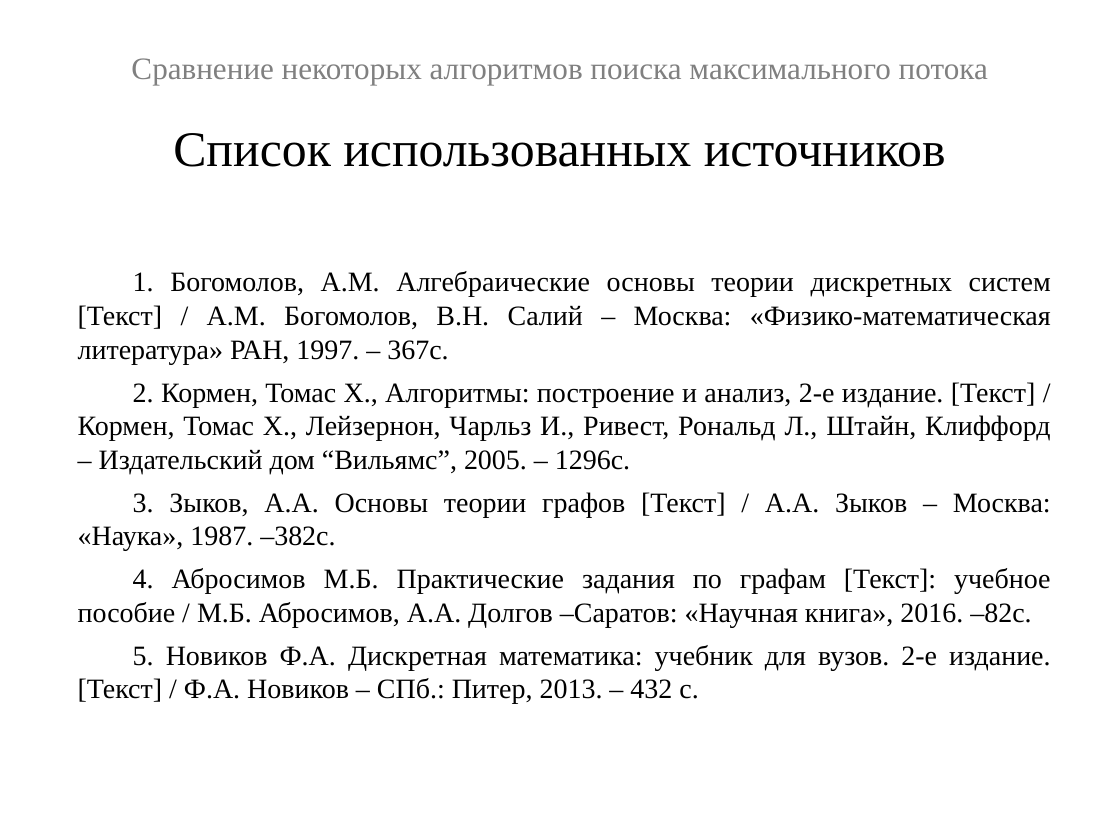
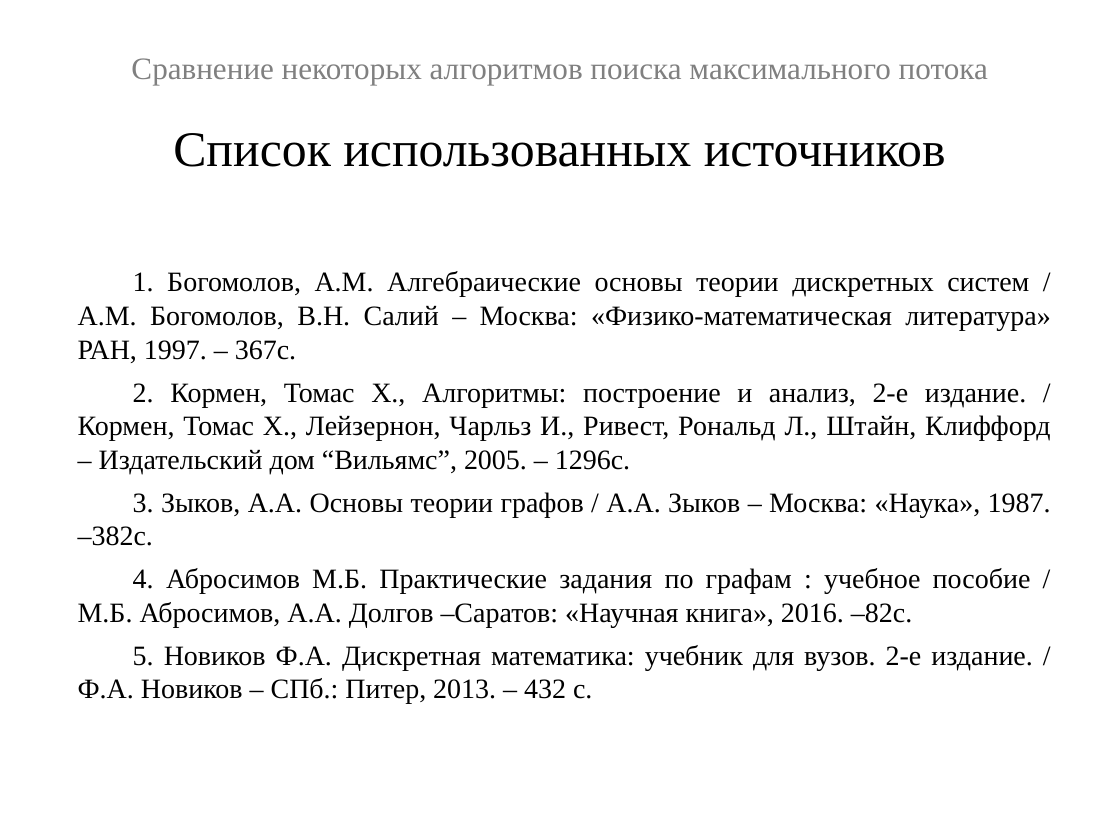
Before and after one commit to Tevronis/graph_maxflow, a slide deck: slide 25 of потоки.pptx (slide 26 before the commit). Drawn at 1120x840 pixels with LibreOffice and Linux fonts; fonts in the diff are those of the drawing. Boxes give left, top, right and bottom in pixels: in the first picture for what was removed or moved away, otherwise in the second. Text is boxed around its words. In the diff, an @@ line names an element or a change of style, - is before the commit and + after.

```diff
--- a/потоки.pptx
+++ b/потоки.pptx
@@ text at <box>78,271,1051,704</box>: text changed @@
-1. Богомолов, А.М. Алгебраические основы теории дискретных систем [Текст] / А.М. Богомолов, В.Н. Салий – Москва: «Физико-математическая литература» РАН, 1997. – 367с.
-2. Кормен, Томас Х., Алгоритмы: построение и анализ, 2-е издание. [Текст] / Кормен, Томас Х., Лейзернон, Чарльз И., Ривест, Рональд Л., Штайн, Клиффорд – Издательский дом “Вильямс”, 2005. – 1296с.
-3. Зыков, А.А. Основы теории графов [Текст] / А.А. Зыков – Москва: «Наука», 1987. –382с.
-4. Абросимов М.Б. Практические задания по графам [Текст]: учебное пособие / М.Б. Абросимов, А.А. Долгов –Саратов: «Научная книга», 2016. –82с.
-5. Новиков Ф.А. Дискретная математика: учебник для вузов. 2-е издание. [Текст] / Ф.А. Новиков – СПб.: Питер, 2013. – 432 с.
+1. Богомолов, А.М. Алгебраические основы теории дискретных систем / А.М. Богомолов, В.Н. Салий – Москва: «Физико-математическая литература» РАН, 1997. – 367с.
+2. Кормен, Томас Х., Алгоритмы: построение и анализ, 2-е издание. / Кормен, Томас Х., Лейзернон, Чарльз И., Ривест, Рональд Л., Штайн, Клиффорд – Издательский дом “Вильямс”, 2005. – 1296с.
+3. Зыков, А.А. Основы теории графов / А.А. Зыков – Москва: «Наука», 1987. –382с.
+4. Абросимов М.Б. Практические задания по графам : учебное пособие / М.Б. Абросимов, А.А. Долгов –Саратов: «Научная книга», 2016. –82с.
+5. Новиков Ф.А. Дискретная математика: учебник для вузов. 2-е издание. / Ф.А. Новиков – СПб.: Питер, 2013. – 432 с.
```
Also in this commit, not shown: 20 other slides changed, 1 slide added, 1 slide removed, 12 other files.
